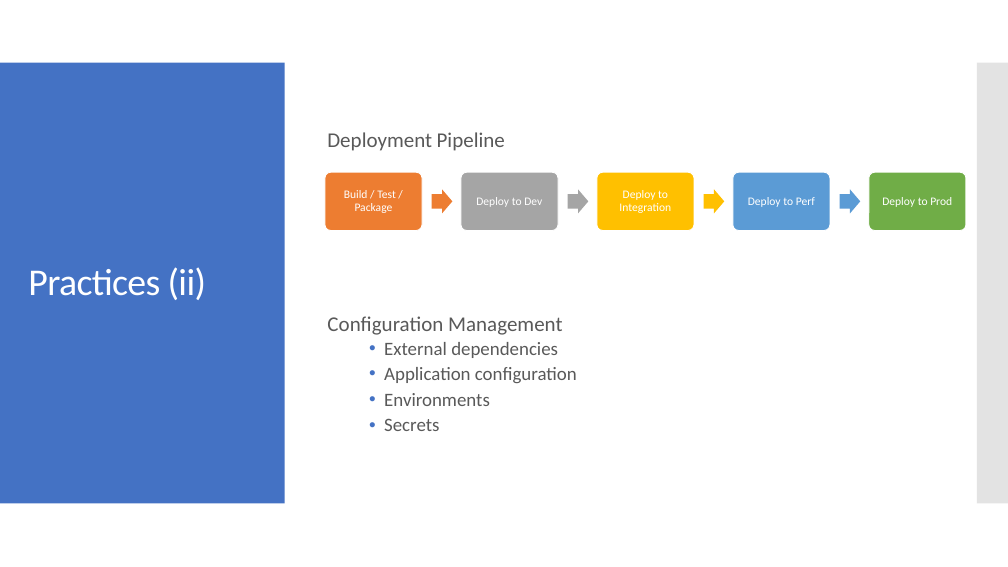
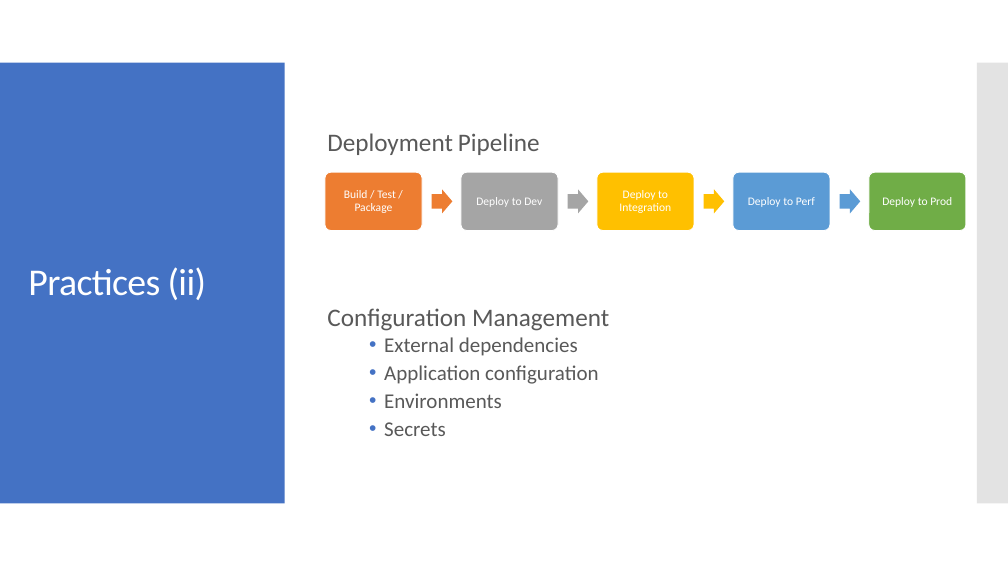
Before and after one commit to milodotnet/bootcamp, a slide deck: slide 32 of Bootcamp-ContinuousDelivery.pptx (slide 33 before the commit). Drawn at 1008x567 pixels with LibreOffice and Linux fonts; fonts in the diff are those of the drawing. Boxes give left, top, right and bottom in pixels: in the first picture for what was removed or moved away, otherwise in the second. Text is boxed around its words. In the diff, an @@ line names an element or a change of style, - is before the commit and + after.

```diff
--- a/Bootcamp-ContinuousDelivery.pptx
+++ b/Bootcamp-ContinuousDelivery.pptx
@@ text "Deployment Pipeline" at bbox=[327, 133, 540, 155]: size 20 to 24 pt @@
@@ text "Configuration Management" at bbox=[327, 308, 609, 436]: size 20 to 24 pt in "Configuration Management"; size 18 to 20 pt in "External dependencies", "Application configuration", "Environments", "Secrets" @@
```
Also in this commit, not shown: 2 other slides changed, 1 slide removed.
